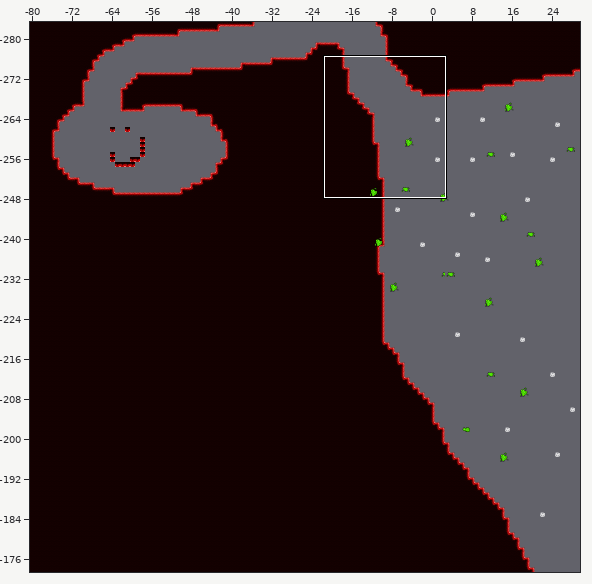
Tiled map (JSON): src/assets/maps/sperm.json. The first picture is a wide view before the edit; the outline marks the close-up.
Close-up. Before the commit:
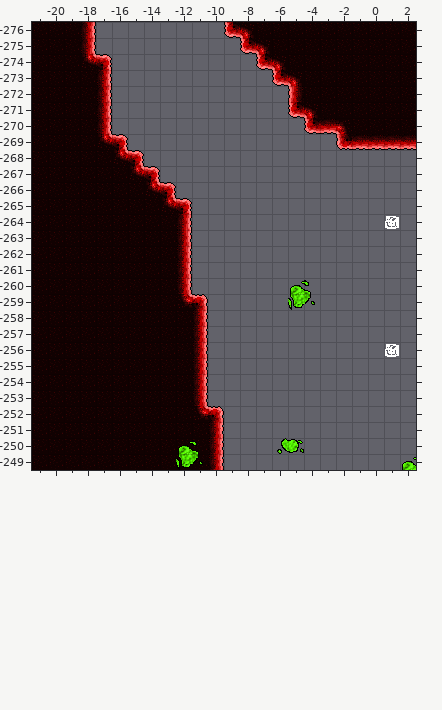
Cells are 16x16 px. Shown: x -21..2, y -276..-249. The commit also changed other parts of the map, which this record leaves out.
New version:
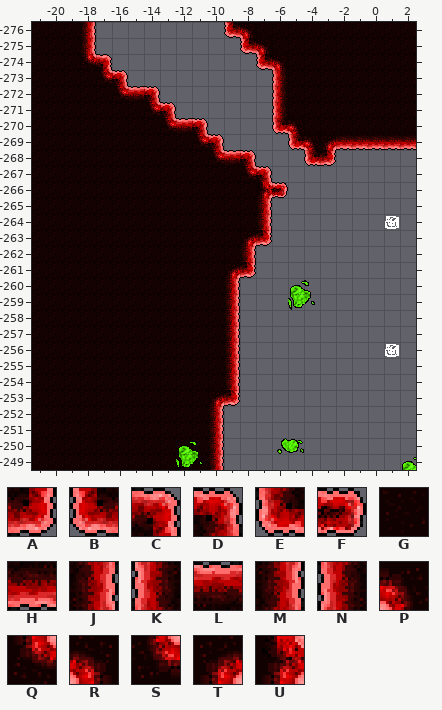
Key: from "organ": A 0, B 0 flipped left-right, C 0 flipped up-down, D 0 turned 270, E 0 turned 90, F 1 turned 270, G 2, H 4, J 4 flipped on the diagonal, K 4 flipped on the other diagonal, L 4 turned 180, M 4 turned 270, N 4 turned 90, P 5, Q 5 flipped on the diagonal, R 5 flipped on the other diagonal, S 5 turned 180, T 5 turned 270, U 6 turned 270.
_ is an empty cell.
Changes in this commit:
Layer "top":
y -273: x -17..-16 J_ -> SD; x -6..-5 BR -> NG
y -272: x -17..-14 J___ -> GSLD; x -6..-5 _K -> NG
y -271: x -17..-13 J____ -> GGGSD; x -6..-4 _BR -> NGG
y -270: x -17..-11 J______ -> GGGGSLD; x -6..-2 __BHP -> EPGGG
y -269: x -17..-10 QC______ -> GGGGGGSD; x -5..-2 ___E -> EPTH
y -268: x -16..-8 QC_______ -> GGGGGGSLD; x -4..-3 __ -> EA
y -267: x -15..-7 QC_______ -> GGGGGGGSD
y -266: x -14..-6 QC_______ -> GGGGGGGUF
y -265: x -13..-7 QC_____ -> GGGGGGM
y -264: x -12..-7 J_____ -> GGGGGM
y -263: x -12..-7 M_____ -> GGGGTA
y -262: x -12..-8 M____ -> GGGGM
y -261: x -12..-8 M____ -> GGGTA
y -260: x -12..-9 M___ -> GGGM
y -259: x -12..-9 SD__ -> GGGM
y -258..-254: x -11..-9 M__ -> GGM
y -253: x -11..-9 M__ -> GTA
y -252: x -11..-10 SD -> GM
Pixel boxes of the changes (left, top, right, bottom) in both close-ups:
changed: (96, 70, 352, 422)
